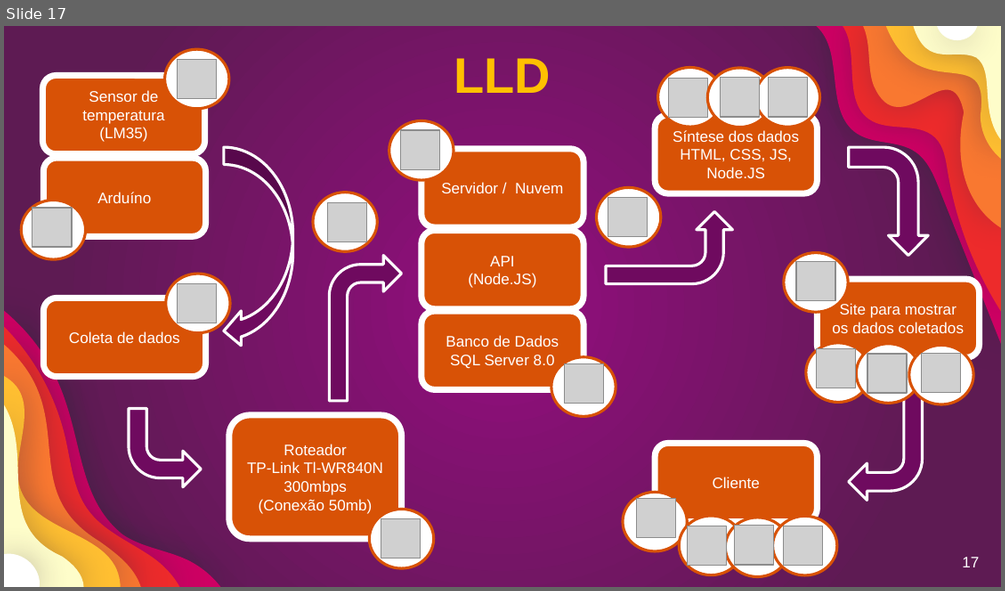
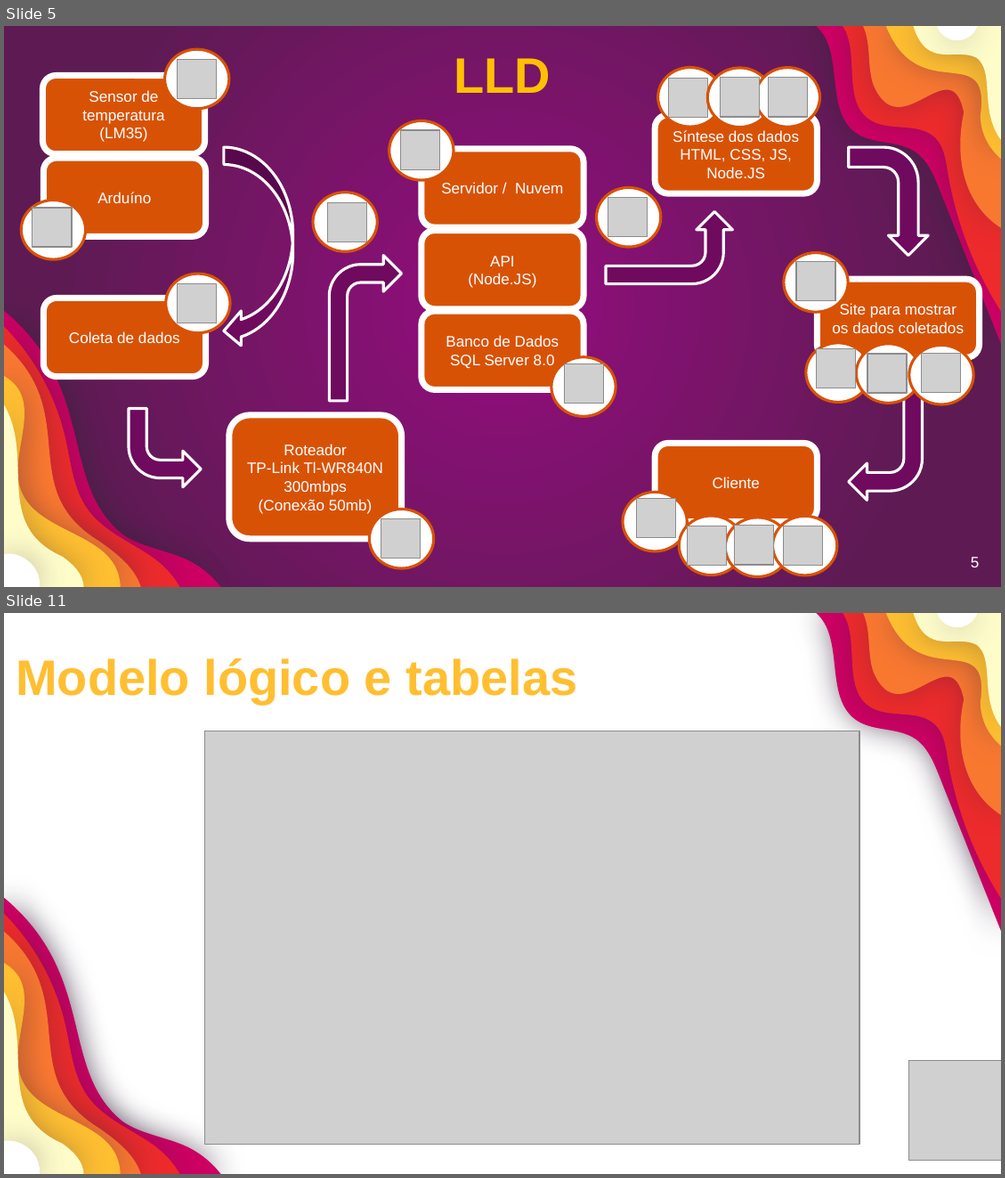
Before and after one commit to GustavoQuaresma/TECCHICKEN-DOCUMENTACAO, a slide deck: SPRINT2/slide pi.pptx. Shown one above the other, each under a label of ours: slide 17 before the commit, slides 5 and 11 after it; the slides between them are not shown. The pictures are 1005x591 and 1005x1178 pixels, drawn with LibreOffice and Linux fonts; fonts in the diff are those of the drawing; grey boxes stand for pictures. Boxes give left, top, right and bottom in pixels: in the first picture for what was removed or moved away, otherwise in the second. Text is boxed around its words. In the diff, an @@ line names an element or a change of style, - is before the commit and + after.

```diff
--- a/SPRINT2/slide pi.pptx
+++ b/SPRINT2/slide pi.pptx
@@ slide 11 added at (4, 613, 1001, 1174), background #FFFFFF; not listed: 12 template elements that a slide beside it also shows @@
@@ title added at (16, 658, 577, 704), 36 pt, text #FFBF31, bold @@
+Modelo lógico e tabelas
@@ picture added at (204, 730, 859, 1143) @@
@@ picture added at (908, 1061, 1001, 1160) @@
@@ page number added at (970, 1159, 988, 1164), 13 pt, text #FFFFFF @@
+11
@@ what was slide 17 is now slide 5 @@
@@ page number at (971, 556, 979, 567): text changed @@
-17
+5
```
Also in this commit, not shown: 4 slides changed, 6 other slides added, 11 slides removed, 2 other files.
